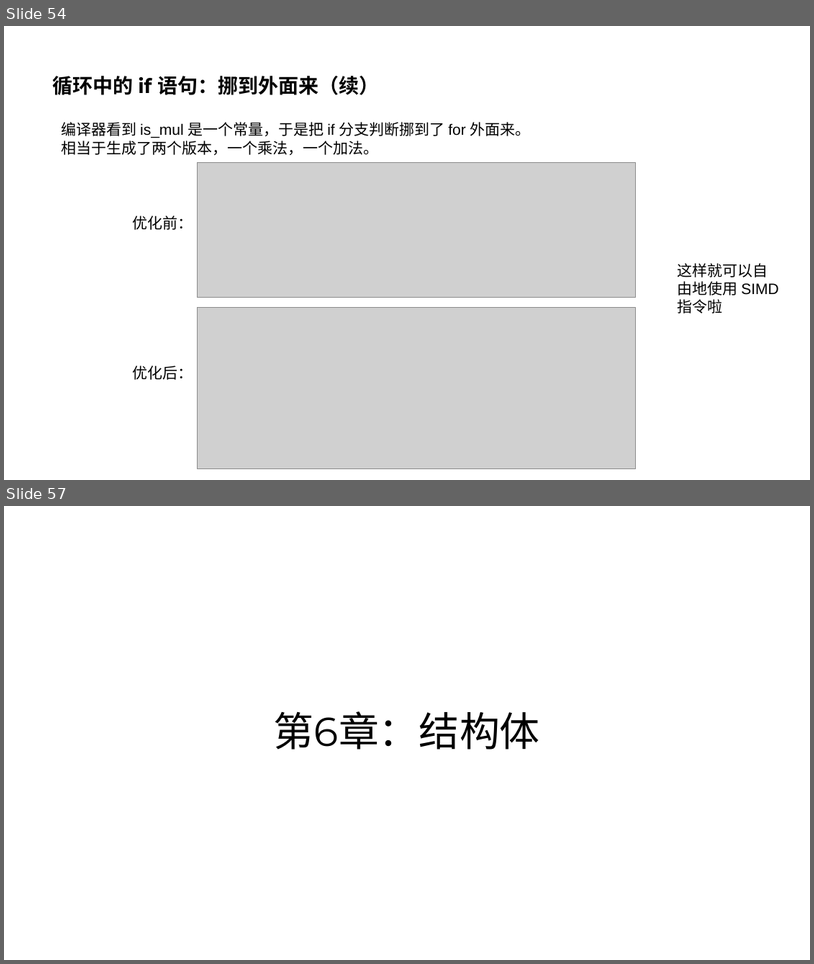
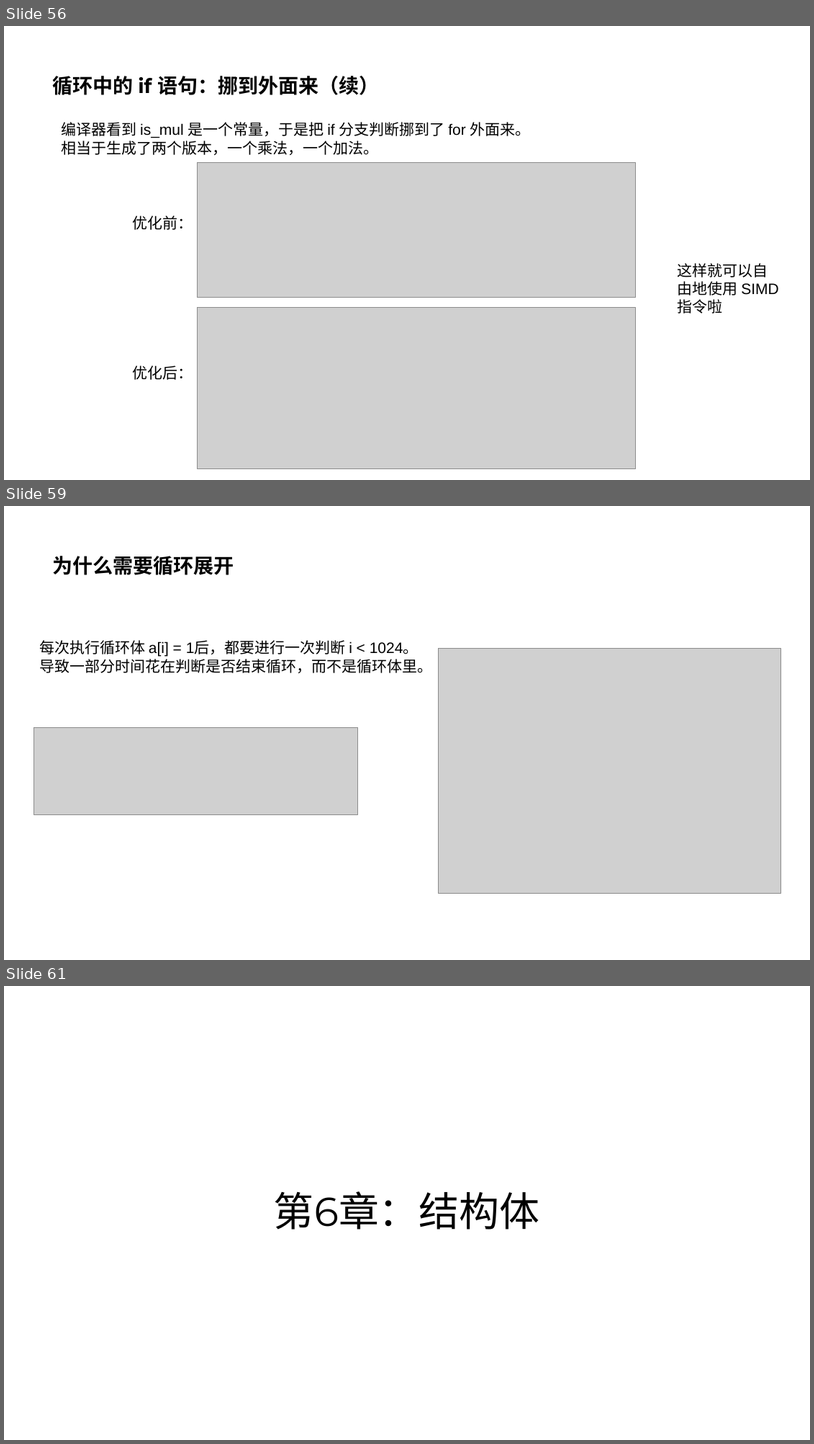
Before and after one commit to parallel101/course, a slide deck: 04/slides.pptx. Shown one above the other, each under a label of ours: slides 54 and 57 before the commit, slides 56, 59 and 61 after it; the slides between them are not shown. The pictures are 814x964 and 814x1444 pixels, drawn with LibreOffice and Linux fonts; fonts in the diff are those of the drawing; grey boxes stand for pictures. Boxes give left, top, right and bottom in pixels: in the first picture for what was removed or moved away, otherwise in the second. Text is boxed around its words. In the diff, an @@ line names an element or a change of style, - is before the commit and + after.

```diff
--- a/04/slides.pptx
+++ b/04/slides.pptx
@@ slide 59 added at bbox=[4, 506, 810, 960], background #FFFFFF @@
@@ title added at bbox=[53, 556, 234, 575], 24 pt, text #000000, bold @@
+为什么需要循环展开
@@ text added at bbox=[39, 640, 432, 673], 18 pt, text #000000 @@
+每次执行循环体 a[i] = 1后，都要进行一次判断 i < 1024。
+导致一部分时间花在判断是否结束循环，而不是循环体里。
@@ picture added at bbox=[438, 648, 782, 893] @@
@@ picture added at bbox=[34, 728, 358, 815] @@
@@ what was slide 54 is now slide 56 @@
@@ what was slide 57 is now slide 61 @@
```
Also in this commit, not shown: 4 slides changed, 3 other slides added, 18 other files.
